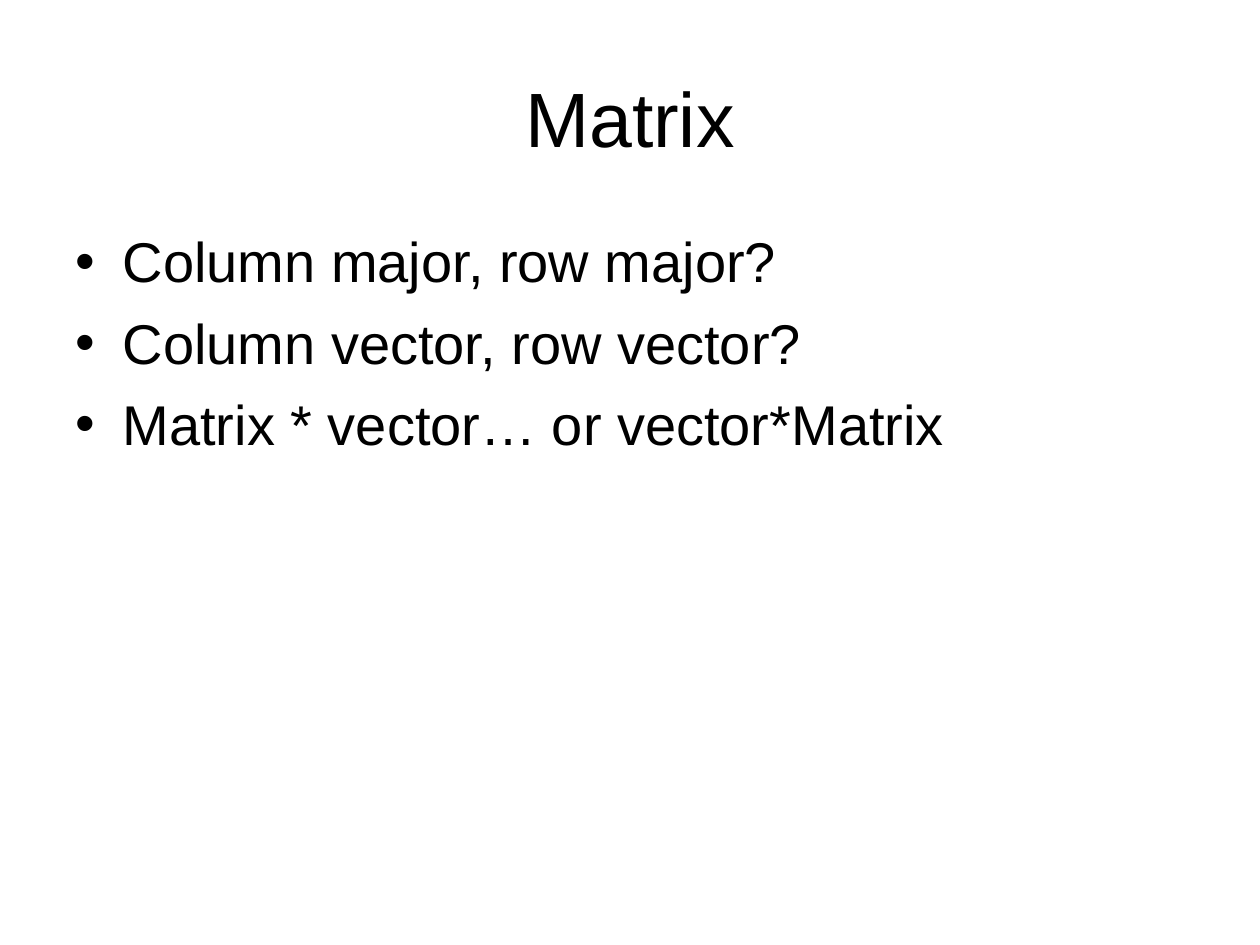
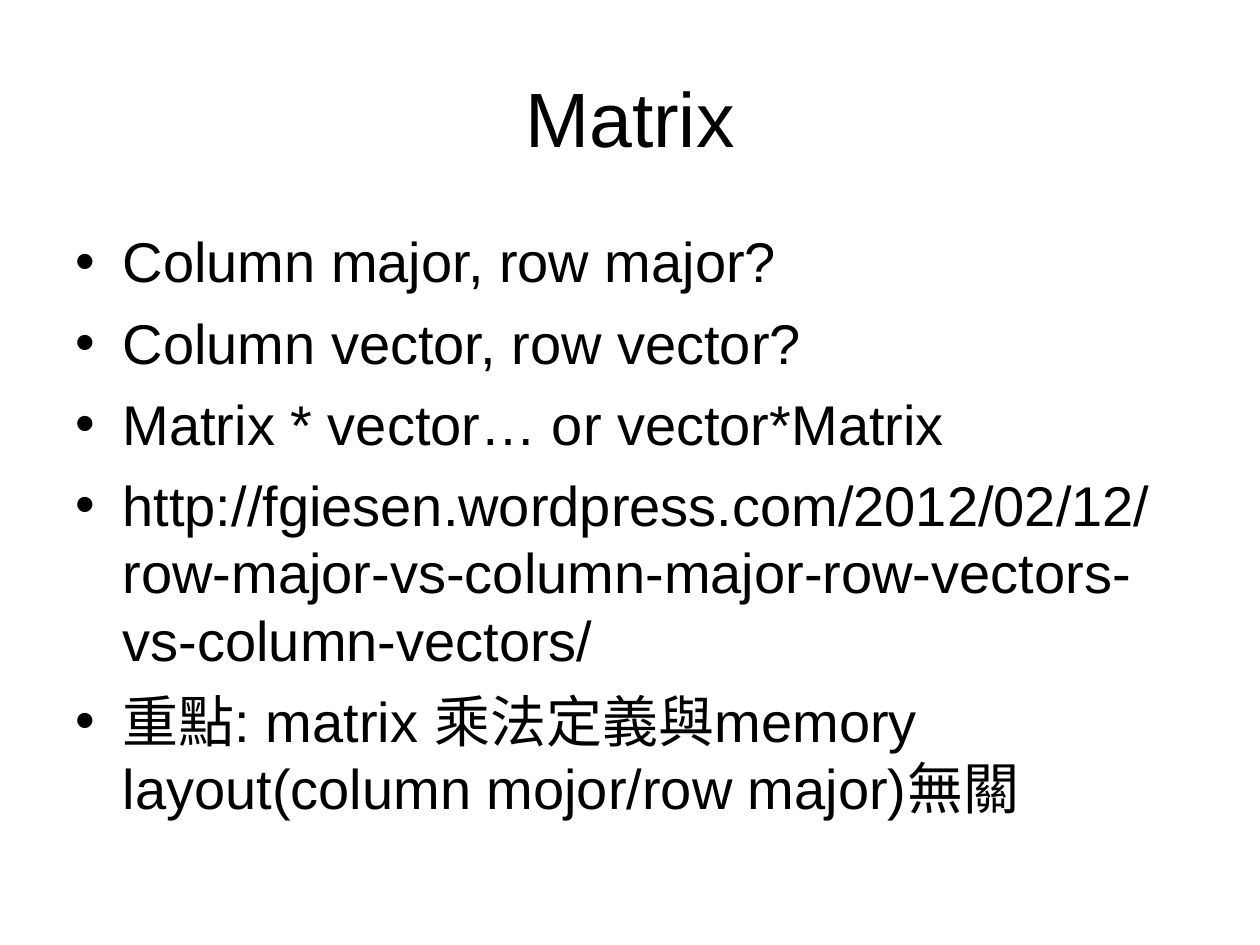
Before and after one commit to ianslayer/gpu_course, a slide deck: slide 9 of course3/Course3.ppt. Drawn at 1260x945 pixels with LibreOffice and Linux fonts; fonts in the diff are those of the drawing. Boxes give left, top, right and bottom in pixels: in the first picture for what was removed or moved away, otherwise in the second. Text is boxed around its words. In the diff, an @@ line names an element or a change of style, - is before the commit and + after.

```diff
--- a/course3/Course3.ppt
+++ b/course3/Course3.ppt
@@ text at bbox=[123, 485, 1150, 820]: paragraphs added @@
+• http://fgiesen.wordpress.com/2012/02/12/row-major-vs-column-major-row-vectors-vs-column-vectors/
+• 重點: matrix 乘法定義與memory layout(column mojor/row major)無關
```
Also in this commit, not shown: 2 other slides changed, 24 other files.
